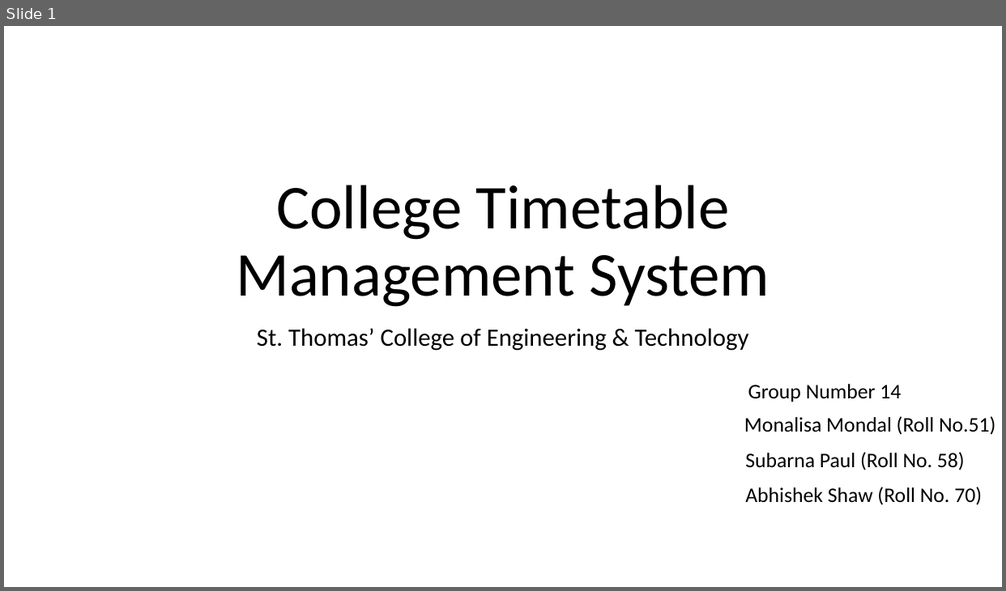
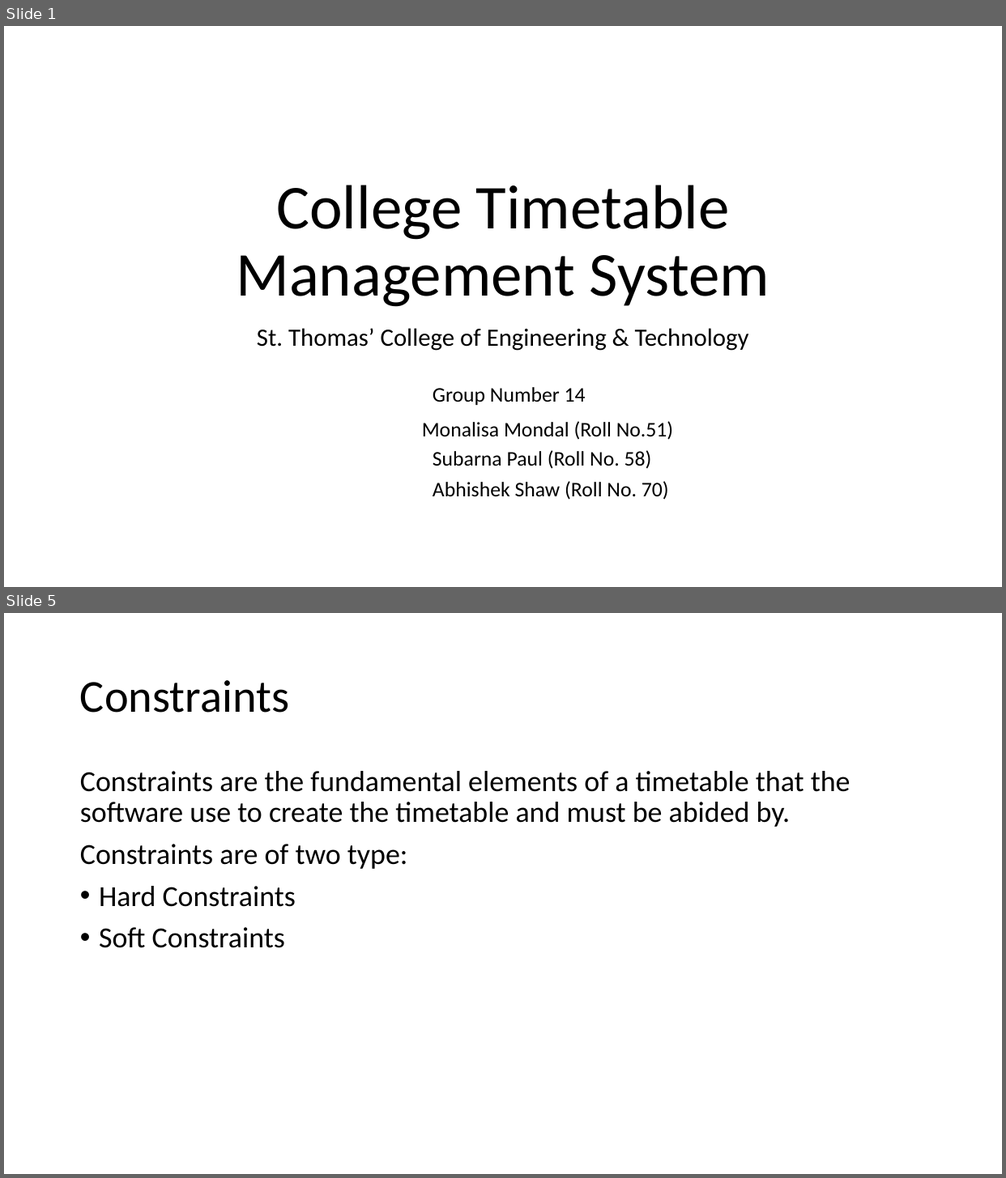
Before and after one commit to abhishekshaw21/Timetable, a slide deck: College Timetable Management System.pptx. Shown one above the other, each under a label of ours: slide 1 before the commit, slides 1 and 5 after it; the slides between them are not shown. The pictures are 1006x591 and 1006x1178 pixels, drawn with LibreOffice and Linux fonts; fonts in the diff are those of the drawing. Boxes give left, top, right and bottom in pixels: in the first picture for what was removed or moved away, otherwise in the second. Text is boxed around its words. In the diff, an @@ line names an element or a change of style, - is before the commit and + after.

```diff
--- a/College Timetable Management System.pptx
+++ b/College Timetable Management System.pptx
@@ slide 5 added at [4, 613, 1002, 1174], background #FFFFFF @@
@@ title added at [80, 680, 290, 713], 44 pt, text #000000 @@
+Constraints
@@ text added at [80, 771, 850, 948], 28 pt, text #000000 @@
+Constraints are the fundamental elements of a timetable that the software use to create the timetable and must be abided by.
+Constraints are of two type:
+• Hard Constraints
+• Soft Constraints
@@ slide 1 changed as well @@
@@ text "Group Number 14": place and size @@
-text "Group Number 14" at [748, 384, 901, 402]
+text "Group Number 14" at [432, 387, 586, 405]
@@ text "Monalisa Mondal (Roll No.51)": place and size @@
-text "Monalisa Mondal (Roll No.51)" at [744, 416, 995, 435]
+text "Monalisa Mondal (Roll No.51)" at [422, 421, 673, 440]
@@ text "Subarna Paul (Roll No. 58)": place and size @@
-text "Subarna Paul (Roll No. 58)" at [745, 452, 965, 471]
+text "Subarna Paul (Roll No. 58)" at [432, 450, 652, 469]
@@ text "Abhishek Shaw (Roll No. 70)": place and size @@
-text "Abhishek Shaw (Roll No. 70)" at [745, 487, 982, 506]
+text "Abhishek Shaw (Roll No. 70)" at [432, 481, 669, 500]
```
Also in this commit, not shown: 65 other slides added, 3 slides removed.
